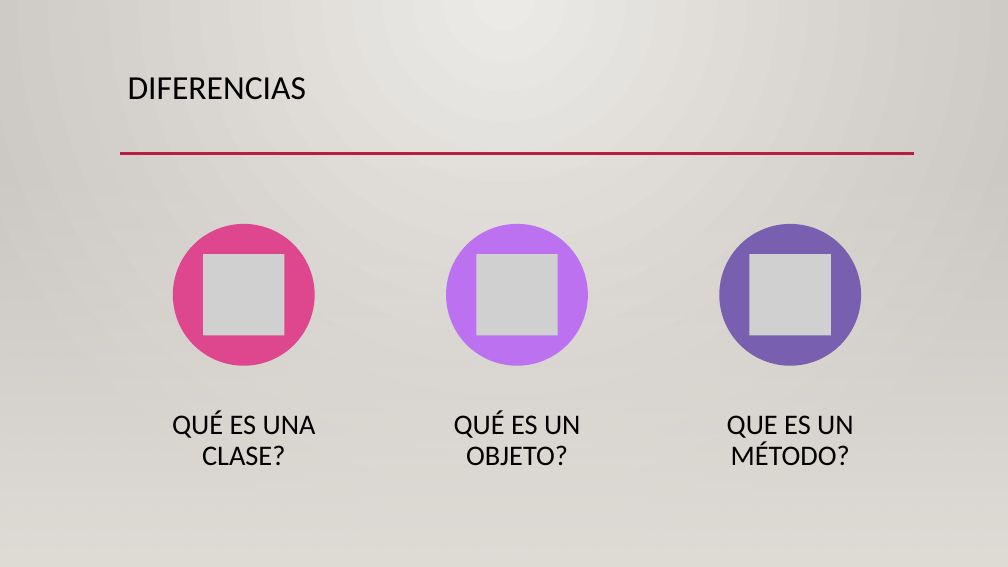
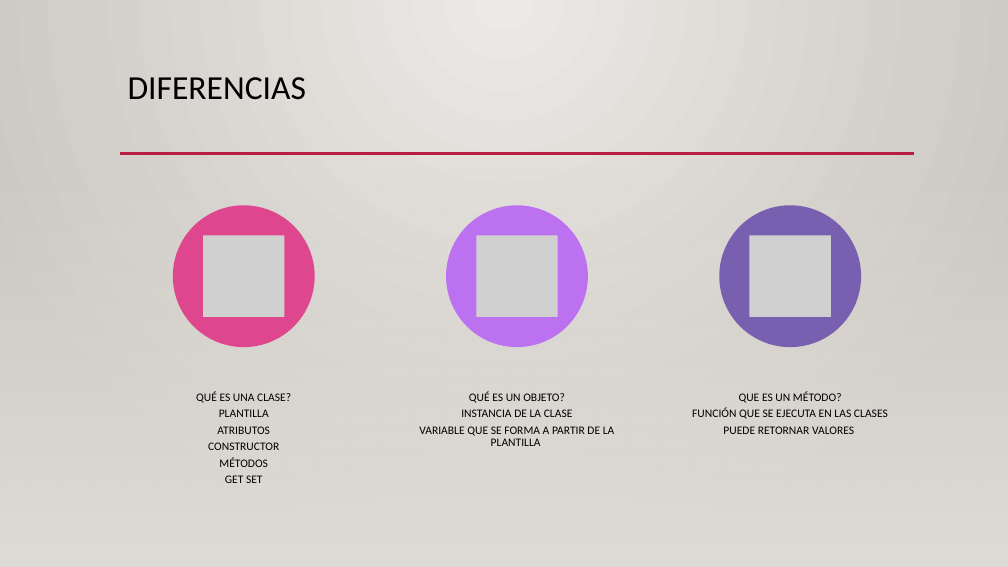
Before and after one commit to santo-boot/DART_101_4_ED, a slide deck: slide 4 of 08_POO/00_RESOURCES/CLASE/POO.pptx. Drawn at 1008x567 pixels with LibreOffice and Linux fonts; fonts in the diff are those of the drawing; grey boxes stand for pictures; background and template pictures are left out. Boxes give left, top, right and bottom in pixels: in the first picture for what was removed or moved away, otherwise in the second. Text is boxed around its words. In the diff, an @@ line names an element or a change of style, - is before the commit and + after.

```diff
--- a/08_POO/00_RESOURCES/CLASE/POO.pptx
+++ b/08_POO/00_RESOURCES/CLASE/POO.pptx
@@ 3 pictures, 3 ellipses moved together from (x1=173, y1=224, x2=861, y2=366) to (x1=173, y1=206, x2=861, y2=348) @@
@@ text "QUÉ ES UNA CLASE?" moved from (x1=172, y1=410, x2=316, y2=465) to (x1=196, y1=391, x2=291, y2=483) @@
@@ text at (x1=196, y1=391, x2=291, y2=403): size 27 to 11 pt in "QUÉ ES UNA CLASE?"; less space between paragraphs @@
@@ text at (x1=208, y1=409, x2=279, y2=483): paragraphs added @@
+PLANTILLA
+ATRIBUTOS
+CONSTRUCTOR
+MÉTODOS
+GET SET
@@ text "QUÉ ES UN OBJETO?" moved from (x1=454, y1=410, x2=580, y2=465) to (x1=419, y1=391, x2=615, y2=446) @@
@@ text at (x1=419, y1=409, x2=615, y2=446): paragraphs added @@
+INSTANCIA DE LA CLASE
+VARIABLE QUE SE FORMA A PARTIR DE LA PLANTILLA
@@ text at (x1=469, y1=391, x2=565, y2=403): size 27 to 11 pt in "QUÉ ES UN OBJETO?"; less space between paragraphs @@
@@ text "QUE ES UN MÉTODO?" moved from (x1=727, y1=415, x2=853, y2=465) to (x1=692, y1=391, x2=888, y2=434) @@
@@ text at (x1=692, y1=408, x2=888, y2=434): paragraphs added @@
+FUNCIÓN QUE SE EJECUTA EN LAS CLASES
+PUEDE RETORNAR VALORES
@@ text at (x1=739, y1=391, x2=842, y2=403): size 27 to 11 pt in "QUE ES UN MÉTODO?"; less space between paragraphs @@
```
Also in this commit, not shown: 1 other slide changed, 8 other files.
